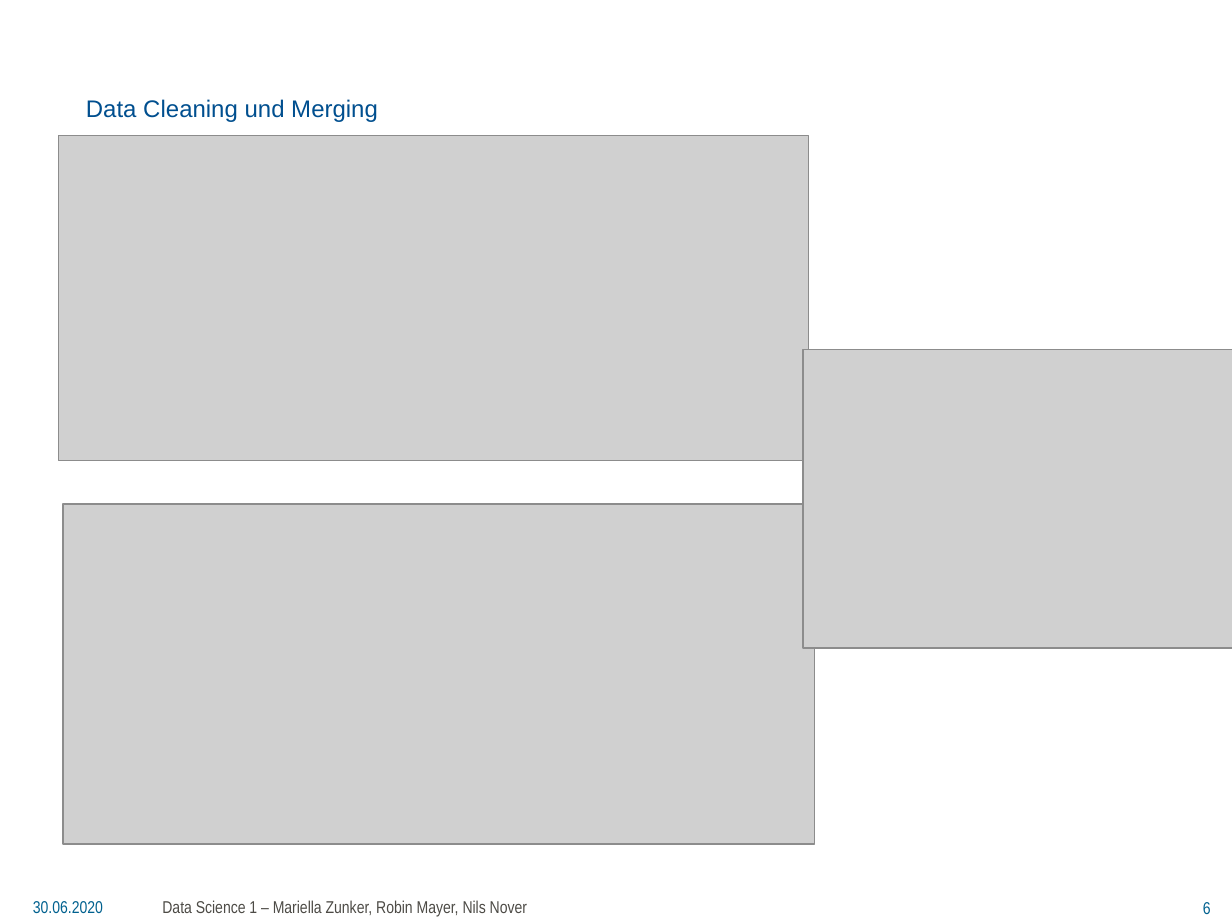
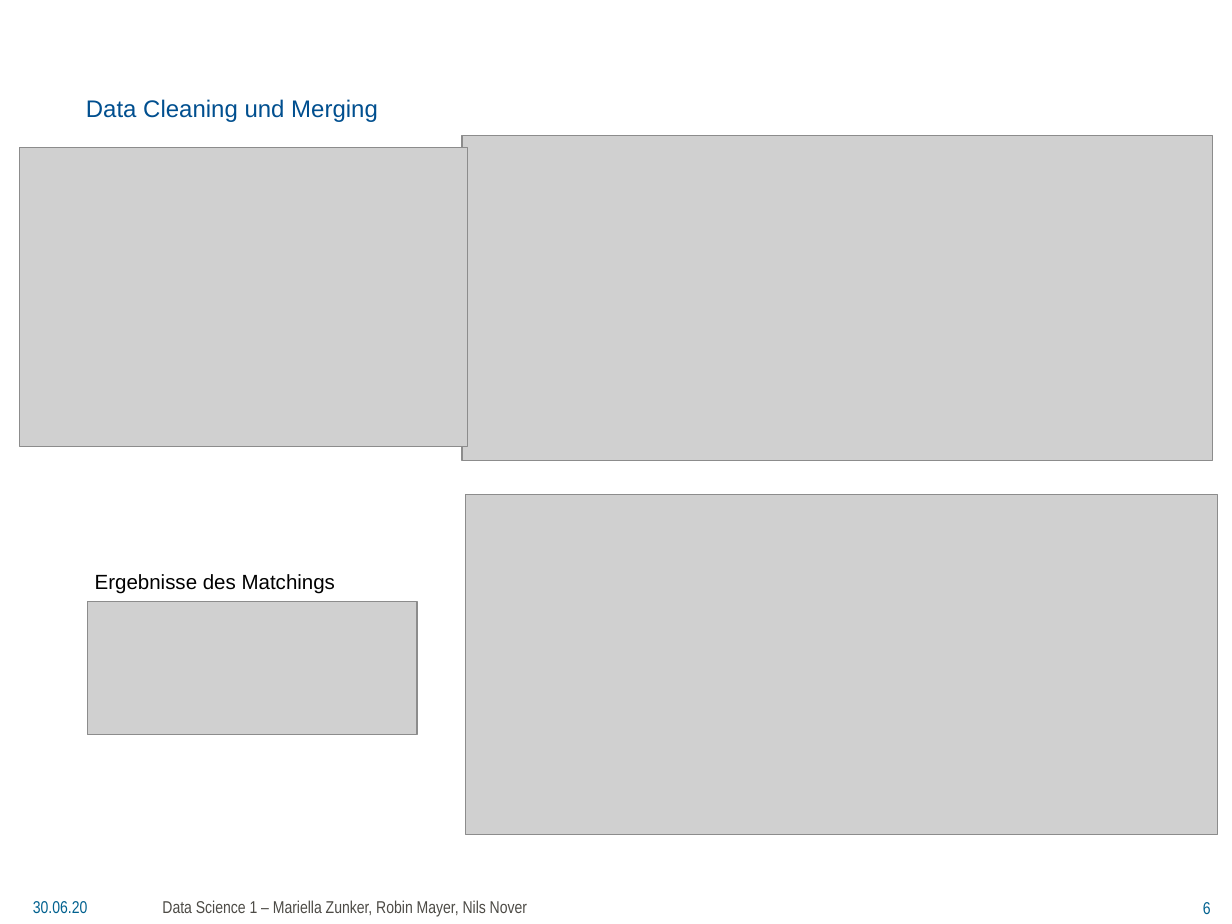
Before and after one commit to RaumschiffGS/Data-Science-Project, a slide deck: slide 6 of Projekt Ikarus Mariella Zunker Robin Mayer Nils Nover.pptx. Drawn at 1232x924 pixels with LibreOffice and Linux fonts; fonts in the diff are those of the drawing; grey boxes stand for pictures; background and template pictures are left out. Boxes give left, top, right and bottom in pixels: in the first picture for what was removed or moved away, otherwise in the second. Text is boxed around its words. In the diff, an @@ line names an element or a change of style, - is before the commit and + after.

Commit message:
Präsentation update

```diff
--- a/Projekt Ikarus Mariella Zunker Robin Mayer Nils Nover.pptx
+++ b/Projekt Ikarus Mariella Zunker Robin Mayer Nils Nover.pptx
@@ picture: place and size @@
-picture at (803,349,1232,648)
+picture at (20,148,468,447)
@@ picture: place and size @@
-picture at (58,136,808,460)
+picture at (462,136,1212,460)
@@ picture: place and size @@
-picture at (63,504,814,844)
+picture at (466,495,1217,835)
@@ text added at (95,574,335,594), 12 pt, text #000000 @@
+Ergebnisse des Matchings
@@ picture added at (87,601,418,734) @@
@@ text at (33,901,87,913): text changed @@
-30.06.2020
+30.06.20
```
Also in this commit, not shown: 7 other slides changed, 6 other files.
